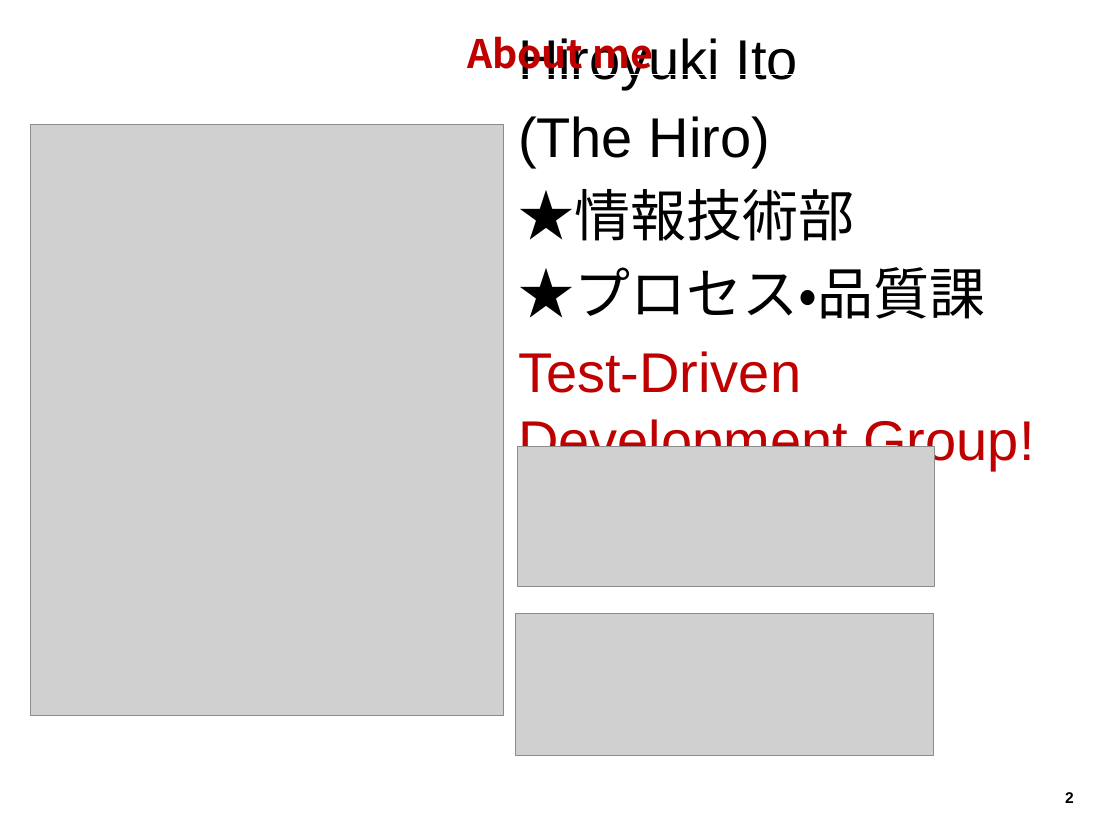
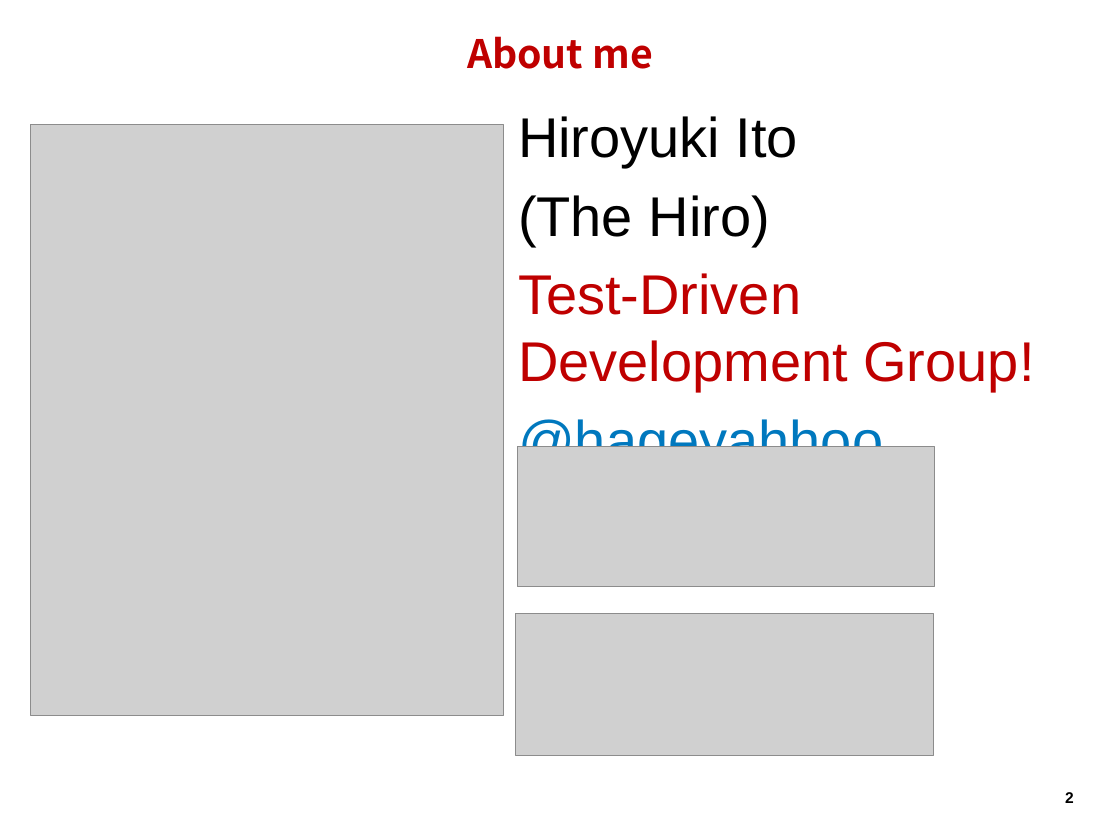
Before and after one commit to hageyahhoo/agile2014, a slide deck: slide 2 of presentations/TechnologyDrivenDevelopment.pptx. Drawn at 1120x840 pixels with LibreOffice and Linux fonts; fonts in the diff are those of the drawing; grey boxes stand for pictures; background and template pictures are left out. Boxes give left, top, right and bottom in pixels: in the first picture for what was removed or moved away, otherwise in the second. Text is boxed around its words. In the diff, an @@ line names an element or a change of style, - is before the commit and + after.

```diff
--- a/presentations/TechnologyDrivenDevelopment.pptx
+++ b/presentations/TechnologyDrivenDevelopment.pptx
@@ text at (518, 189, 985, 319): paragraphs removed @@
-★情報技術部
-★プロセス・品質課
```
Also in this commit, not shown: 11 slides added.
